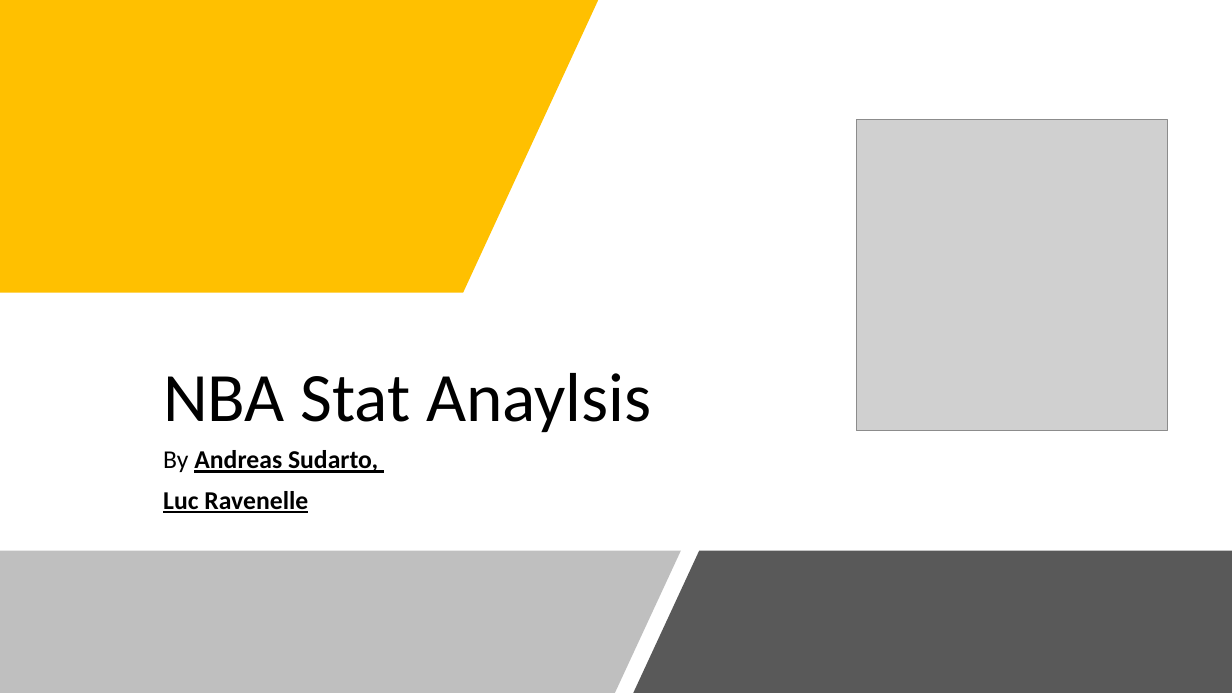
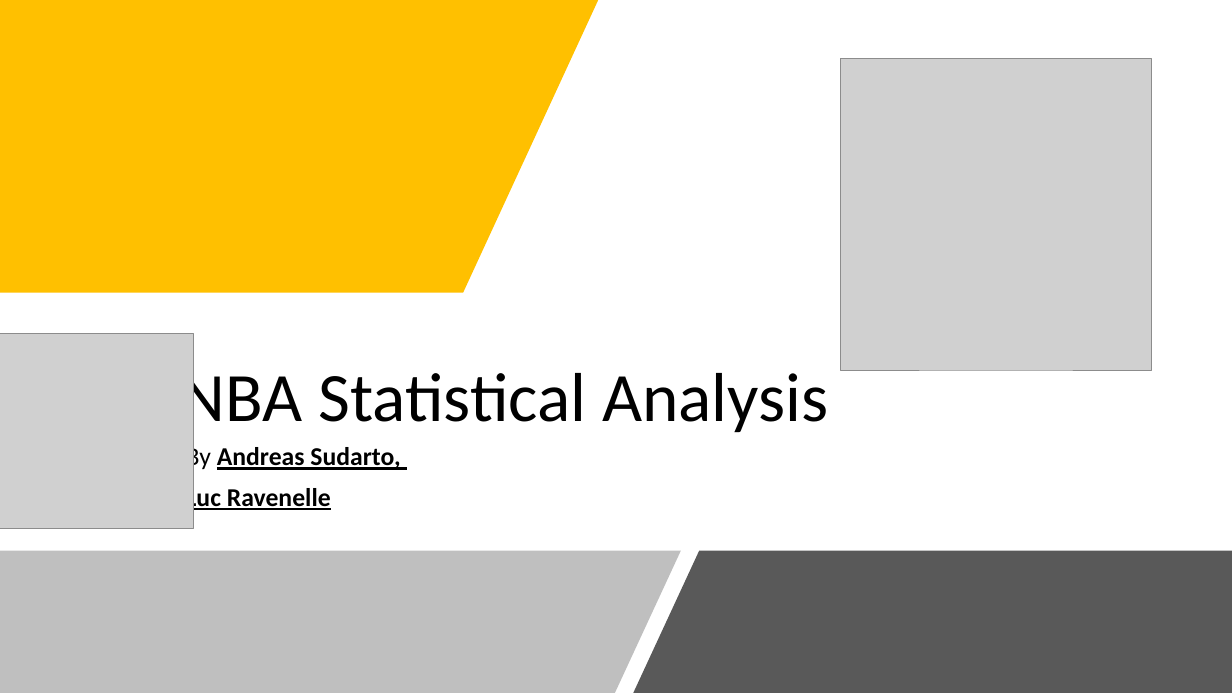
Before and after one commit to ab116893/it630_final_project, a slide deck: slide 1 of NBA Stat Anaylsis.pptx. Drawn at 1232x693 pixels with LibreOffice and Linux fonts; fonts in the diff are those of the drawing; grey boxes stand for pictures. Boxes give left, top, right and bottom in pixels: in the first picture for what was removed or moved away, otherwise in the second. Text is boxed around its words. In the diff, an @@ line names an element or a change of style, - is before the commit and + after.

```diff
--- a/NBA Stat Anaylsis.pptx
+++ b/NBA Stat Anaylsis.pptx
@@ picture: place and size @@
-picture at (857, 120, 1168, 432)
+picture at (841, 59, 1153, 371)
@@ picture added at (0, 334, 193, 530) @@
@@ title at (181, 364, 828, 439): text changed @@
-NBA Stat Anaylsis
+NBA Statistical Analysis
@@ subtitle "By Andreas Sudarto," rewrapped from (163, 450, 378, 513) to (186, 444, 400, 512) @@
```
Also in this commit, not shown: 3 other slides changed, 3 slides added, 1 slide removed, 1 other file.
